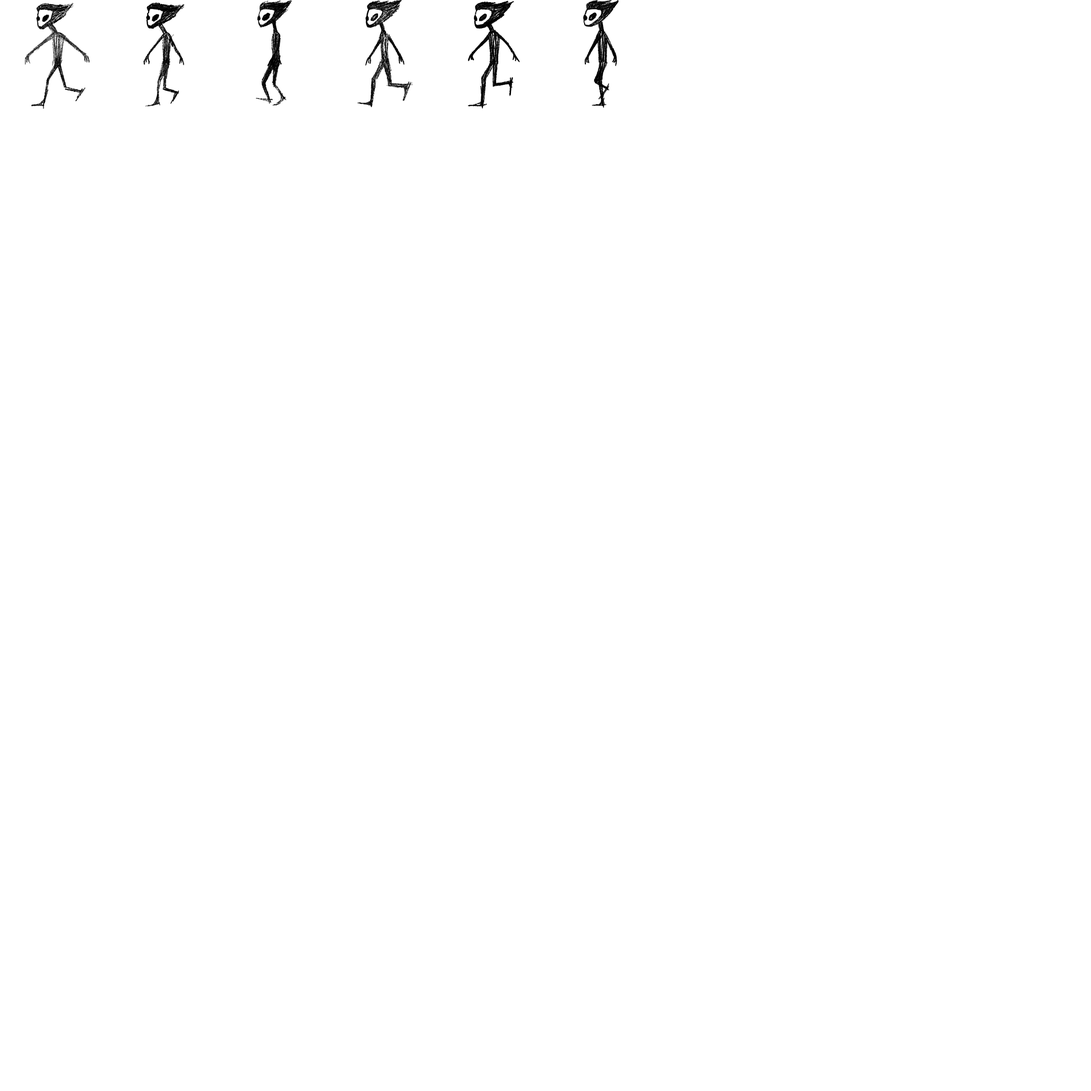
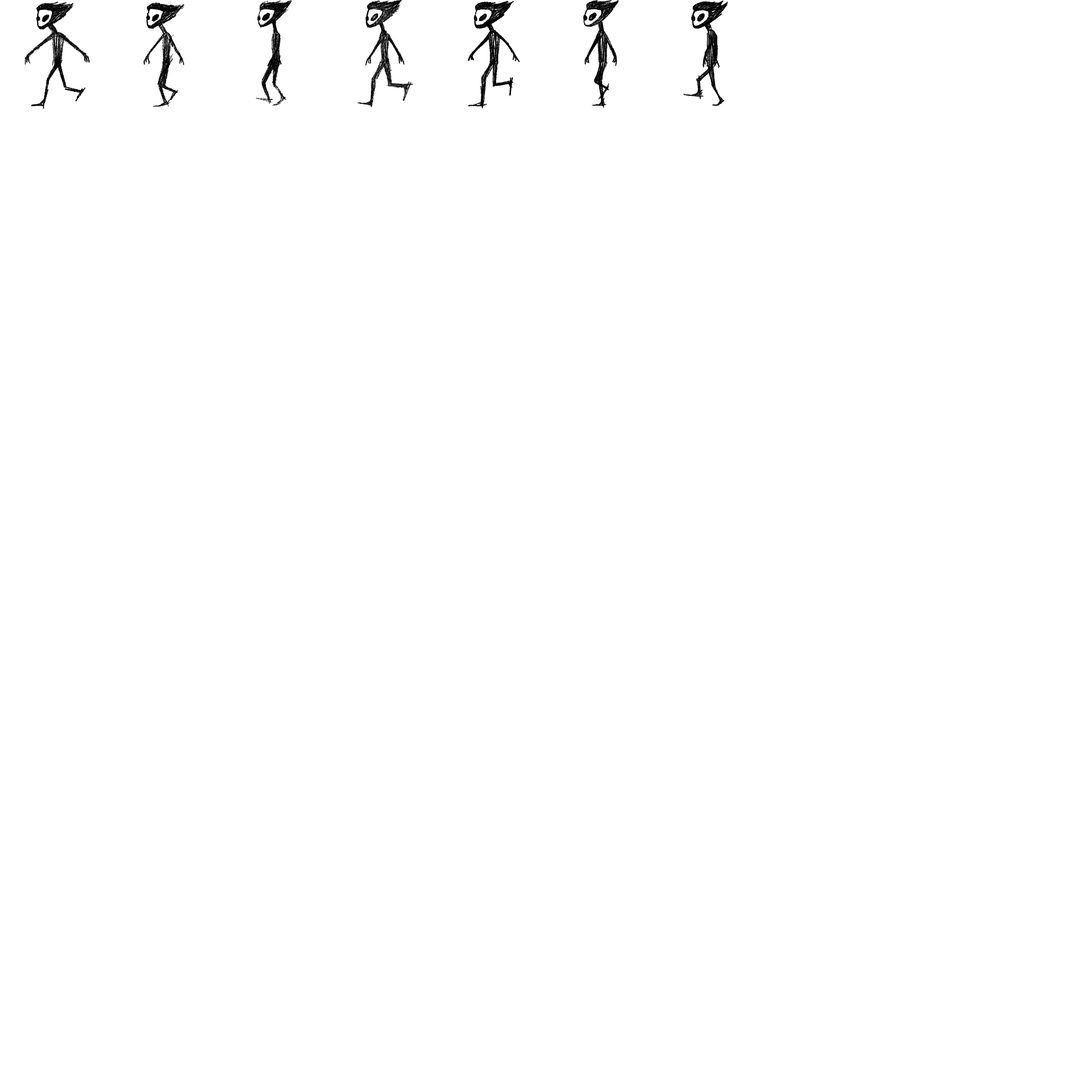
Before/after of a 1091 x 1091 layered artwork. What changed in the layer stack:
added layer "Sprite 10 copy" (dissolve) above "Sprite 9 copy" over [683, 0, 729, 107]
painted on "Sprite 7 copy" over [373, 0, 414, 87]
painted on "Sprite 5 copy" over [144, 53, 180, 108]
painted on "Sprite 4 copy" over [24, 1, 90, 110]
